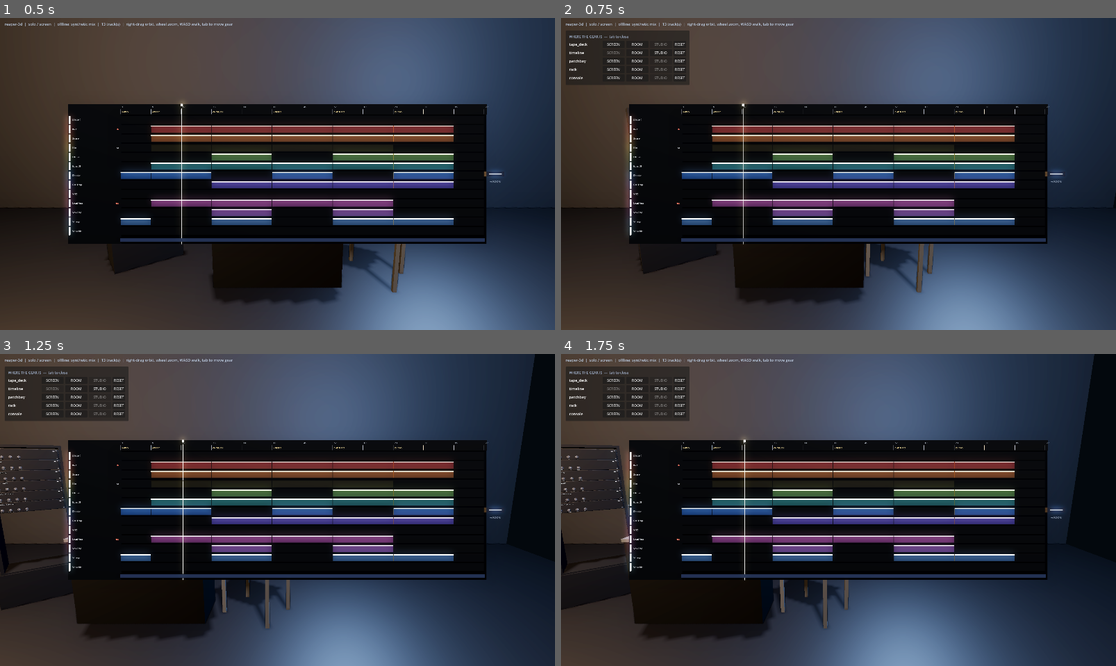
Above: before the commit, frames 1-4 (two rows, left to right).
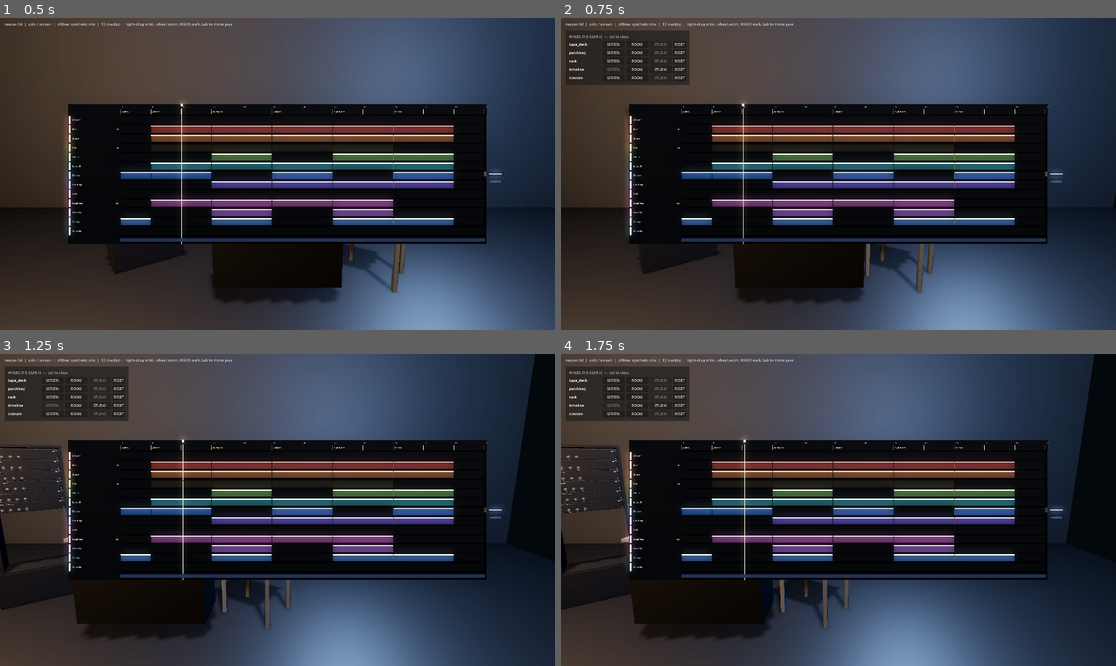
Above: after the commit, the same moments.

Repository: jacob-sabella/gd-dawlings
Game: Godot game, scene res://scenes/bootstrap.tscn
Same seed, same stepped clock (60 frames per second), same inputs: the game is played once before the commit and once after it.
Inputs (mouse positions are in pixels of both pictures, inside the frame that each line leads up to):
- Up to frame 1 (0.5 s): no input
- Up to frame 2 (0.75 s): tap Enter at 0.5 s; move the mouse to (960, 158) at 0.52 s; hold D from 0.53 s (still down); tap Tab at 0.6 s; click (960, 158) at 0.67 s
- Up to frame 3 (1.25 s): keep holding D
- Up to frame 4 (1.75 s): release D at 1.25 s; drag from (727, 525) to (810, 572) at 1.27 s

Frame 1 is identical in both runs. In frame 2, 0.1% of the frame differs, in the area x 1-20%, y 10-17%; in frame 3, less than 0.1%; in frame 4, less than 0.1%.

Commit message:
The studio had never once counted what it draws
The headline client is a standalone headset drawing this room twice per frame on
a mobile GPU, and nothing here had measured against that. tools/budget.sh now
does, across session sizes, with --tracks to pad the stand-in because a
thirteen-track demo says nothing about what a session costs.

The measurement overturned the backlog's own framing. It had this filed as a
triangle budget; triangles are not the problem at 203k, draw calls are at 3,370,
and 1,260 of those -- 37% of the whole studio -- were the VU meters, because
there is one per strip and each was fourteen separate MeshInstance3Ds. As a
MultiMesh the 90-track session draws 2,132 calls instead of 3,370.

Two of the three performance monitors I reached for were wrong by orders of
magnitude, TIME_PROCESS by a hundredfold on a scene the wall clock timed at
1.85ms. Both deleted. A wrong number in a measuring tool is worse than a missing
one.

A MultiMesh's instance buffer lives in the rendering server and the headless one
is a stub, so the suite cannot see what a meter decided. segment_colour and
segment_y are static for that reason.

Diff:
--- a/core/daw/offline_backend.gd
+++ b/core/daw/offline_backend.gd
@@ -14,6 +14,14 @@
 ## rack, the bay and the deck are driven by this without knowing, and nothing above the backend
 ## layer contains a branch for it.
 
+## Pad the synthetic session out to this many tracks. 0 means the authored thirteen.
+##
+## Set before open(). It exists so the two questions a thirteen-track demo cannot answer -- what
+## does the studio COST at session scale, and does the bank paging work -- can be asked without
+## Reaper running, which is the whole point of having a stand-in at all.
+var track_count: int = 0
+
+
 func _process(delta: float) -> void:
 	_drive_meters(delta)
 	tick_replication(delta)
@@ -40,10 +48,16 @@
 
 ## No DAW means no routing engine to change. The patchbay reads this and declines the gesture
 ## rather than drawing a cable that stands for nothing.
-## No routing engine to change, and no project beyond the twelve tracks it invented -- so no
-## bank to move either. The console reads the second one and builds no bank module at all.
+## No routing engine to change, so no patching. Banking IS offered once the synthetic project
+## is larger than a bank, because at that size the stand-in is modelling exactly the situation
+## the bank buttons exist for -- and a 90-track stand-in that silently showed 64 strips would
+## reproduce the bug those buttons were written to make visible.
 func can(capability: StringName) -> bool:
-	return capability != Capability.ROUTING and capability != Capability.TRACK_BANKING
+	if capability == Capability.ROUTING:
+		return false
+	if capability == Capability.TRACK_BANKING:
+		return state != null and state.project_track_count > state.bank_size
+	return true
 
 
 # --- the stand-in mix ---------------------------------------------------------------------
@@ -77,6 +91,21 @@
 		{"n": "Strings", "v": 0.64, "p": 0.5, "c": Color(0.46, 0.62, 0.78)},
 		{"n": "Verb Rtn", "v": 0.58, "p": 0.5, "c": Color(0.42, 0.68, 0.72)},
 	]
+	# The authored project is thirteen tracks because that is a readable demo. It is NOT what a
+	# session costs: a real desk is forty or ninety strips, and the only honest way to ask what
+	# the studio draws at that size -- or how a 90-track bank behaves -- is to be able to make
+	# one without Reaper open. Extra tracks cycle the authored list with the group pattern
+	# continuing, so a scaled project is still a project rather than a wall of clones.
+	if track_count > demo.size():
+		var authored := demo.size()
+		for i in range(authored, track_count):
+			var source: Dictionary = demo[i % authored].duplicate()
+			source["n"] = "%s %d" % [source["n"], 1 + i / authored]
+			# Hue-rotated per cycle, so two tracks with the same role are not the same colour.
+			var c: Color = source["c"]
+			source["c"] = Color.from_hsv(fposmod(c.h + 0.11 * (i / authored), 1.0), c.s, c.v)
+			demo.append(source)
+
 	for i in demo.size():
 		var d: Dictionary = demo[i]
 		var t := state.track(i + 1)
@@ -92,7 +121,10 @@
 	# like and what makes the master fader visibly NOT at the top of its travel.
 	state.master.volume = 0.69
 	state.master.volume_db = taper_to_db(0.69)
-	state.bank_size = demo.size()
+	# The BANK is what a control surface streams and Reaper's is 64 wide. Below that the bank is
+	# the project; above it the desk has to page, which is the case the bank buttons exist for
+	# and which a thirteen-track stand-in could never reach.
+	state.bank_size = mini(demo.size(), 64)
 	state.project_track_count = demo.size()
 	# AFTER the tempo is known. The arrangement is laid out in bars converted to seconds, so
 	# arranging first put every section boundary at 120bpm spacing under a 92bpm ruler, and
--- a/hardware/console/vu_meter.gd
+++ b/hardware/console/vu_meter.gd
@@ -12,6 +12,19 @@
 ## ballistics that make a meter readable -- fast attack, slow release, a peak marker that sits
 ## for a moment -- are a property of the meter, and different meters in this scene legitimately
 ## have different ones.
+##
+## ONE DRAW CALL, NOT FOURTEEN
+##
+## The ladder is a MultiMesh rather than fourteen MeshInstance3Ds, and that is the single
+## largest rendering decision in the project. tools/budget.sh measured a 90-track session at
+## 3370 draw calls; 1260 of them -- thirty-seven percent of the entire studio -- were this one
+## widget, because there is a meter per strip and each one was fourteen separate objects. As a
+## MultiMesh it is ninety.
+##
+## The segment colour therefore has to travel as per-instance data rather than as a material,
+## which is why this carries a shader at all. It is four lines and unshaded, which an LED should
+## be anyway -- a little lamp does not take light from the room, it adds it -- and unshaded is
+## identical under forward_plus and mobile, which the project requires of every material.
 
 const SEGMENTS := 14
 const SEG_HEIGHT := 0.0055
@@ -29,10 +42,22 @@
 ## meter IS and none of them change with the thing being metered.
 var read_level: Callable = Callable()
 
-var _segments: Array[MeshInstance3D] = []
+## Lit segments are driven past 1.0 so the glow pass catches them, which is what `Materials.led`
+## was doing with emission_energy_multiplier and what an unshaded LED has to do by hand.
+const LIT_GAIN := 2.4
+## An off LED is not the absence of an LED -- it keeps its tint so the panel still reads as
+## having a light there. Same number as Materials.led's darkened(0.82), kept in step on purpose.
+const DARK := 0.18
+
+var _multi: MultiMeshInstance3D
+var _mesh: MultiMesh
 var _level := 0.0
 var _peak := 0.0
 var _peak_age := 0.0
+var _lit_shown := -1
+var _peak_shown := -1
+
+static var _shader: Shader
 
 
 func total_height() -> float:
@@ -40,20 +65,49 @@
 
 
 func _ready() -> void:
+	var box := BoxMesh.new()
+	box.size = Vector3(WIDTH, SEG_HEIGHT, 0.0015)
+
+	_mesh = MultiMesh.new()
+	_mesh.transform_format = MultiMesh.TRANSFORM_3D
+	_mesh.use_colors = true
+	_mesh.mesh = box
+	_mesh.instance_count = SEGMENTS
 	for i in SEGMENTS:
-		var seg := MeshInstance3D.new()
-		var mesh := BoxMesh.new()
-		mesh.size = Vector3(WIDTH, SEG_HEIGHT, 0.0015)
-		seg.mesh = mesh
-		seg.position = Vector3(0, i * (SEG_HEIGHT + SEG_GAP), 0.0)
-		seg.material_override = Materials.led(_colour_at(i), false)
-		add_child(seg)
-		_segments.append(seg)
+		_mesh.set_instance_transform(i, Transform3D(Basis.IDENTITY, Vector3(0, segment_y(i), 0.0)))
+
+	_multi = MultiMeshInstance3D.new()
+	_multi.multimesh = _mesh
+	_multi.material_override = _lamp_material()
+	add_child(_multi)
+	_paint(0, -1)
+
+
+## Unshaded, so a lamp adds light rather than taking it, and so it renders identically under
+## forward_plus and mobile. Shared across every meter in the scene: a ShaderMaterial per meter
+## would hand back in pipeline switches most of what the MultiMesh just saved.
+static func _lamp_material() -> ShaderMaterial:
+	if _shader == null:
+		_shader = Shader.new()
+		_shader.code = """
+shader_type spatial;
+render_mode unshaded, shadows_disabled;
+
+void fragment() {
+	// COLOR is the MultiMesh per-instance colour. Values above 1 are deliberate: that is what
+	// the glow pass picks up, and it is how a lit segment reads as emitting rather than as
+	// merely being a brighter shade of plastic.
+	ALBEDO = COLOR.rgb;
+}
+"""
+	var m := ShaderMaterial.new()
+	m.shader = _shader
+	return m
 
 
 ## Green to about -9dB, amber to -3, red at the top two. The colour boundaries are the only
 ## calibration a meter at a glance actually conveys.
-func _colour_at(index: int) -> Color:
+static func colour_at(index: int) -> Color:
 	var f := float(index) / float(SEGMENTS - 1)
 	if f > 0.92:
 		return Color(0.98, 0.22, 0.18)
@@ -85,6 +139,36 @@
 
 	var lit_count := int(round(_level * SEGMENTS))
 	var peak_seg := int(round(_peak * SEGMENTS)) - 1
-	for i in _segments.size():
-		var on := i < lit_count or i == peak_seg
-		_segments[i].material_override = Materials.led(_colour_at(i), on)
+	# Only when something actually changed. A meter spends most of its life on the same segment
+	# count, and a ladder is fourteen writes -- across ninety strips that is 1,260 buffer writes
+	# a frame to say nothing.
+	if lit_count != _lit_shown or peak_seg != _peak_shown:
+		_paint(lit_count, peak_seg)
+
+
+## Where segment `index` sits up the ladder.
+static func segment_y(index: int) -> float:
+	return index * (SEG_HEIGHT + SEG_GAP)
+
+
+## What colour segment `index` should be at this level. Lit segments are driven past 1.0 so the
+## glow pass catches them; an unlit one keeps its tint rather than going black, because an off
+## LED is not the absence of an LED.
+##
+## STATIC, AND THIS IS NOT TIDINESS. A MultiMesh's instance buffer lives in the rendering
+## server, and the headless server is a stub -- set_instance_color writes into it quite happily
+## and get_instance_color hands back black forever, so nothing the suite can reach can see what
+## this meter decided. Converting a widget to a MultiMesh therefore makes it untestable unless
+## the decision is lifted somewhere outside the buffer. Here it is, and _paint is the one line
+## that cannot be checked.
+static func segment_colour(index: int, lit_count: int, peak_seg: int) -> Color:
+	var base := colour_at(index)
+	var on := index < lit_count or index == peak_seg
+	return (base * LIT_GAIN) if on else (base * DARK)
+
+
+func _paint(lit_count: int, peak_seg: int) -> void:
+	_lit_shown = lit_count
+	_peak_shown = peak_seg
+	for i in SEGMENTS:
+		_mesh.set_instance_color(i, segment_colour(i, lit_count, peak_seg))
--- a/project.godot
+++ b/project.godot
@@ -30,6 +30,8 @@
 ; Observes whatever scene is running, so a capture needs no scene cooperation. Inert
 ; unless --shot is passed. See tools/shot.sh.
 Screenshot="*res://tools/screenshot.gd"
+; Likewise inert unless --budget is passed. See tools/budget.sh.
+Budget="*res://tools/budget.gd"
 
 [display]
 
--- a/scenes/bootstrap.gd
+++ b/scenes/bootstrap.gd
@@ -83,7 +83,9 @@
 		if DAW.use(ReaperBackend.new(), true, options):
 			return
 		push_warning("bootstrap: could not open the OSC link; falling back to the offline stand-in.")
-	DAW.use(OfflineBackend.new())
+	var offline := OfflineBackend.new()
+	offline.track_count = args["tracks"]
+	DAW.use(offline)
 
 
 func _parse(argv: PackedStringArray) -> Dictionary:
@@ -91,11 +93,18 @@
 		"reaper": false, "reaper_host": "127.0.0.1",
 		"send_port": DEFAULT_SEND_PORT, "listen_port": DEFAULT_LISTEN_PORT,
 		"host": false, "join": "", "xr": false, "ar": false,
-		"place": {}, "stage": false, "view": Vector2.ZERO,
+		"place": {}, "stage": false, "view": Vector2.ZERO, "tracks": 0,
 	}
 	var i := 0
 	while i < argv.size():
 		match argv[i]:
+			"--tracks":
+				# Pads the offline stand-in out to N tracks. Only the stand-in: with --reaper
+				# the project is whatever Reaper has open, and inventing tracks on top of a
+				# real session would be a lie told to the measuring tool.
+				i += 1
+				if i < argv.size():
+					out["tracks"] = int(argv[i])
 			"--reaper": out["reaper"] = true
 			"--host": out["host"] = true
 			"--xr": out["xr"] = true
--- a/tests/run_tests.gd
+++ b/tests/run_tests.gd
@@ -55,6 +55,7 @@
 	_test_the_reels_say_how_far_through_the_song_you_are()
 	_test_the_gear_makes_a_noise()
 	_test_the_project_has_a_shape()
+	_test_the_studio_fits_in_a_frame()
 
 	print("\n%d checks, %d failed" % [_checks, _failures.size()])
 	for f in _failures:
@@ -1422,3 +1423,119 @@
 				routed += 1
 	check("every stand-in send resolves to a track", routed == 4)
 	offline.free()
+
+
+func _test_the_studio_fits_in_a_frame() -> void:
+	# The target is a standalone passthrough headset drawing this whole room twice per frame at
+	# 72Hz. tools/budget.sh is what measures that; these are the facts the measurement depends
+	# on, pinned so a later change cannot quietly undo the win without failing here.
+
+	# --- the meter is ONE object ----------------------------------------------------------
+	#
+	# THE REGRESSION THIS EXISTS FOR. The obvious way to write a segmented ladder is a mesh per
+	# segment, it is what this was, and at 90 tracks it was 1,260 draw calls -- thirty-seven
+	# percent of the entire studio for one widget. Nothing about the scene LOOKS wrong when it
+	# comes back, which is exactly why it needs a test rather than an eye.
+	var meter := VUMeter.new()
+	add_child(meter)
+	var multis := meter.find_children("*", "MultiMeshInstance3D", true, false)
+	var singles := meter.find_children("*", "MeshInstance3D", true, false)
+	check("a meter is one MultiMesh", multis.size() == 1)
+	check("a meter is not a pile of MeshInstance3Ds", singles.is_empty())
+
+	var mm: MultiMesh = (multis[0] as MultiMeshInstance3D).multimesh
+	check("the ladder has every segment", mm.instance_count == VUMeter.SEGMENTS)
+	check("the ladder carries per-instance colour", mm.use_colors)
+	check("the lamp material is shared across meters, not one per meter",
+			(multis[0] as MultiMeshInstance3D).material_override is ShaderMaterial)
+
+	# NOTE: everything below asks the pure functions, not the MultiMesh. Its instance buffer
+	# lives in the rendering server, and headless that server is a stub -- set_instance_color
+	# writes happily and get_instance_color returns black forever. Converting a widget to a
+	# MultiMesh makes it untestable unless the decision is lifted out of the buffer, which is
+	# why VUMeter.segment_colour and segment_y exist at all.
+
+	# Segments climb. A ladder whose instances all sit at the origin draws as one bright block
+	# and measures as a win.
+	check("the ladder actually climbs",
+			VUMeter.segment_y(VUMeter.SEGMENTS - 1) > VUMeter.segment_y(0))
+	close_to("the ladder is evenly spaced",
+			VUMeter.segment_y(2) - VUMeter.segment_y(1),
+			VUMeter.segment_y(1) - VUMeter.segment_y(0))
+	close_to("the ladder is as tall as it says",
+			VUMeter.segment_y(VUMeter.SEGMENTS - 1) + VUMeter.SEG_HEIGHT + VUMeter.SEG_GAP,
+			meter.total_height())
+
+	# --- and it still reads as a meter ------------------------------------------------------
+	var all_dark := VUMeter.segment_colour(0, 0, -1)
+	var all_lit := VUMeter.segment_colour(0, VUMeter.SEGMENTS, -1)
+	check("a lit segment is brighter than a dark one", all_lit.g > all_dark.g)
+	# Over 1.0 on purpose: that is what the glow pass picks up, and without it a lit LED is
+	# only a paler shade of plastic.
+	check("a lit segment is driven past 1.0 so it blooms", all_lit.g > 1.0)
+	check("an unlit segment keeps its tint rather than going black", all_dark.g > 0.01)
+
+	check("segments below the level are lit",
+			VUMeter.segment_colour(0, 3, -1).g > 1.0)
+	check("segments above the level are not",
+			VUMeter.segment_colour(10, 3, -1).g < 1.0)
+	# The peak marker is a lit segment ABOVE an unlit gap, which is the whole point of it.
+	check("the peak marker lights on its own",
+			VUMeter.segment_colour(9, 3, 9).g > 1.0)
+	check("the gap below the peak marker stays dark",
+			VUMeter.segment_colour(7, 3, 9).g < 1.0)
+
+	# Red at the top, amber below it, green beneath. The colour boundaries are the only
+	# calibration a meter at a glance conveys, so they are worth pinning.
+	var top := VUMeter.colour_at(VUMeter.SEGMENTS - 1)
+	var middle := VUMeter.colour_at(int(VUMeter.SEGMENTS * 0.82))
+	var bottom := VUMeter.colour_at(0)
+	check("the top of the ladder is red", top.r > top.g)
+	check("below the top it is amber", middle.r > 0.6 and middle.g > 0.5 and middle.b < 0.3)
+	check("the bottom of the ladder is green", bottom.g > bottom.r)
+
+	# Repainting only on change. A ladder is fourteen buffer writes and a meter spends most of
+	# its life on the same segment count; across ninety strips that is 1,260 writes a frame to
+	# say nothing at all.
+	meter._paint(5, 2)
+	check("the meter remembers what it drew",
+			meter._lit_shown == 5 and meter._peak_shown == 2)
+	meter.queue_free()
+
+	# --- the stand-in can be session-sized ---------------------------------------------------
+	#
+	# The authored demo is thirteen tracks, which is readable and is not what a session costs.
+	# Neither "what does this draw at scale" nor "does the bank paging work" could be asked
+	# without Reaper open until the stand-in could be told to be bigger.
+	var big := OfflineBackend.new()
+	big.state = MixState.new()
+	big.track_count = 90
+	big.open()
+	check("a scaled stand-in has the tracks it was asked for",
+			big.state.track_indices().size() == 90)
+	check("a scaled stand-in reports its real size",
+			big.state.project_track_count == 90)
+	check("a project bigger than a bank still streams only a bank",
+			big.state.bank_size == 64)
+	check("a project bigger than a bank offers the bank controls",
+			big.can(DAWBackend.Capability.TRACK_BANKING))
+	# Names stay distinct, or a 90-strip desk is 90 strips called the same thing and every
+	# layout problem long names cause is hidden again.
+	var seen_names := {}
+	for index in big.state.track_indices():
+		seen_names[big.state.track(index).display_name()] = true
+	check("a scaled stand-in does not repeat track names", seen_names.size() == 90)
+	check("a scaled stand-in keeps a folder tree",
+			ConsoleSurface._group_breaks(big.state, big.state.track_indices()).size() >= 10)
+	big.free()
+
+	var small := OfflineBackend.new()
+	small.state = MixState.new()
+	small.open()
+	check("the authored stand-in is unchanged by the knob existing",
+			small.state.track_indices().size() == 13)
+	# A session that fits on the desk needs no bank controls, and two dead buttons invite the
+	# question of what they are for.
+	check("a project that fits in a bank offers no bank controls",
+			not small.can(DAWBackend.Capability.TRACK_BANKING))
+	small.free()
--- /dev/null
+++ b/tools/budget.gd
@@ -0,0 +1,120 @@
+extends Node
+
+## What the studio actually costs to draw, measured rather than guessed.
+##
+##   godot --path . -- --budget --tracks 48
+##   tools/budget.sh                      # the whole sweep, as a table
+##
+## An autoload for the same reason the capture harness is one: it observes whatever happens to
+## be running, so measuring needs no cooperation from the scene and cannot accidentally measure
+## a different scene from the one that ships. Inert unless --budget is passed.
+##
+## WHY THIS EXISTS BEFORE ANY OPTIMISATION
+##
+## The target is a standalone passthrough headset, which has to draw this whole room TWICE --
+## once per eye -- at 72Hz or better, on a mobile GPU, with no tether. That is a hard budget and
+## this project has never once measured itself against it. "Optimise for mobile" without a
+## number is a guess about which of several plausible costs is the real one, and the plausible
+## costs here point in different directions: ~100 knobs at 1088 triangles each is a vertex
+## problem, while ~100 strips each built from a dozen separate MeshInstance3Ds is a DRAW CALL
+## problem, and they have opposite fixes. One of those is nearly always dominant. Measure first.
+##
+## Reported per track count, because the only interesting question is the SLOPE: what a
+## thirteen-track demo costs says nothing about a ninety-track session, and the console is as
+## wide as the track count by design.
+
+## Frames to let the scene settle before sampling. The surfaces rebuild on the first frames
+## they are told about a project, and measuring during a rebuild measures the rebuild.
+const WARMUP := 45
+## Frames to average over. Long enough to ride out the meter animation, short enough that a
+## sweep of six sizes is not a coffee break.
+const SAMPLE := 40
+
+var _active := false
+var _frames := 0
+var _frame_ms_total := 0.0
+var _frame_ms_worst := 0.0
+
+
+func _ready() -> void:
+	var args := OS.get_cmdline_user_args()
+	_active = args.has("--budget")
+	if not _active:
+		set_process(false)
+		return
+	# Last, so the scene is up and the backend is installed.
+	await get_tree().process_frame
+
+
+var _delta_ms := 0.0
+
+
+func _process(delta: float) -> void:
+	if not _active:
+		return
+	_delta_ms = delta * 1000.0
+	_frames += 1
+	if _frames <= WARMUP:
+		return
+	# WALL CLOCK, from delta.
+	#
+	# NOT Performance.TIME_PROCESS, which was the first thing this tool reported and which was
+	# wrong by a hundredfold: it read 177ms per frame on a scene the wall clock timed at 1.85ms,
+	# which would have been a 6fps crisis that does not exist. Whatever that monitor is
+	# accumulating in an autoload, it is not this frame's script time. Delta is unambiguous,
+	# cross-checks against the frame rate, and sees every cause of a slow frame rather than one.
+	#
+	# Engine.get_frames_per_second() went the same way, for the same reason: it averages over a
+	# wall second and this tool samples forty frames, so on a fast scene it was still reporting
+	# the startup. Two derived monitors measured wrong here and the raw delta measured right --
+	# which is the argument for a measuring tool reporting as few numbers as it can defend.
+	var ms := _delta_ms
+	_frame_ms_total += ms
+	_frame_ms_worst = maxf(_frame_ms_worst, ms)
+	if _frames >= WARMUP + SAMPLE:
+		_report()
+		get_tree().quit()
+
+
+func _report() -> void:
+	var tracks := DAW.state.track_indices().size() if DAW.state else 0
+	var info := func(what): return RenderingServer.get_rendering_info(what)
+
+	# One machine-readable line, because the sweep is a shell loop and a table assembled by awk
+	# is less wrong than one assembled by eye.
+	print("BUDGET tracks=%d prims=%d draws=%d objects=%d vram_mb=%.1f frame_ms=%.2f worst_ms=%.2f nodes=%d" % [
+		tracks,
+		info.call(RenderingServer.RENDERING_INFO_TOTAL_PRIMITIVES_IN_FRAME),
+		info.call(RenderingServer.RENDERING_INFO_TOTAL_DRAW_CALLS_IN_FRAME),
+		info.call(RenderingServer.RENDERING_INFO_TOTAL_OBJECTS_IN_FRAME),
+		float(info.call(RenderingServer.RENDERING_INFO_VIDEO_MEM_USED)) / 1048576.0,
+		_frame_ms_total / float(SAMPLE),
+		_frame_ms_worst,
+		get_tree().get_node_count(),
+	])
+
+	# And a breakdown by surface, because a total says there is a problem and nothing about
+	# where it is. Counted off the live tree rather than from the classes' own arithmetic: the
+	# question is what was BUILT, and a surface that builds more than it means to is exactly
+	# the bug this would otherwise miss.
+	for node in get_tree().root.find_children("*", "Node3D", true, false):
+		if not (node is Surface):
+			continue
+		var meshes := node.find_children("*", "MeshInstance3D", true, false)
+		var labels := node.find_children("*", "Label3D", true, false)
+		var tris := 0
+		for m in meshes:
+			var mesh: Mesh = (m as MeshInstance3D).mesh
+			if mesh == null:
+				continue
+			for i in mesh.get_surface_count():
+				var arrays := mesh.surface_get_arrays(i)
+				if arrays.is_empty():
+					continue
+				var indices = arrays[Mesh.ARRAY_INDEX]
+				if indices != null and indices.size() > 0:
+					tris += indices.size() / 3
+				elif arrays[Mesh.ARRAY_VERTEX] != null:
+					tris += arrays[Mesh.ARRAY_VERTEX].size() / 3
+		print("BUDGET.surface %s meshes=%d labels=%d tris=%d" % [
+			node.name, meshes.size(), labels.size(), tris])
Not shown, added: tools/budget.gd.uid
Not shown, changed: docs/architecture.md
Not shown, changed: docs/loop_backlog.md
Not shown, added: tools/budget.sh
